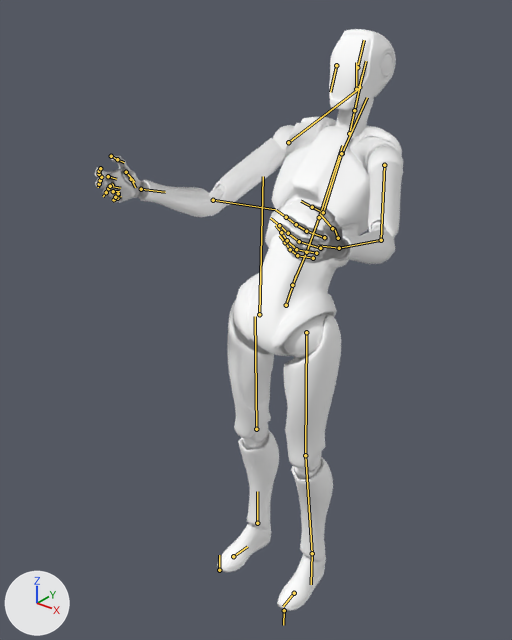
The FBX model Basic/ClientDriven/Assets/StarterAssets/ThirdPersonController/Character/Animations/Carry.fbx as it was, and as the next commit left it.
The view is the same before and after, from a camera (50 mm lens) standing at (1.082, -1.448, 1.823) and looking at (-0.116, 0.05, 0.895). Arrows for +X, +Y and +Z are at lower left; the lights stay in place. Both versions are drawn at frame 23 of the action 'Carry'; the numbers are the values there. The bones that bend it are drawn over the model as lines.

The first picture shows 'Armature_Mesh'.
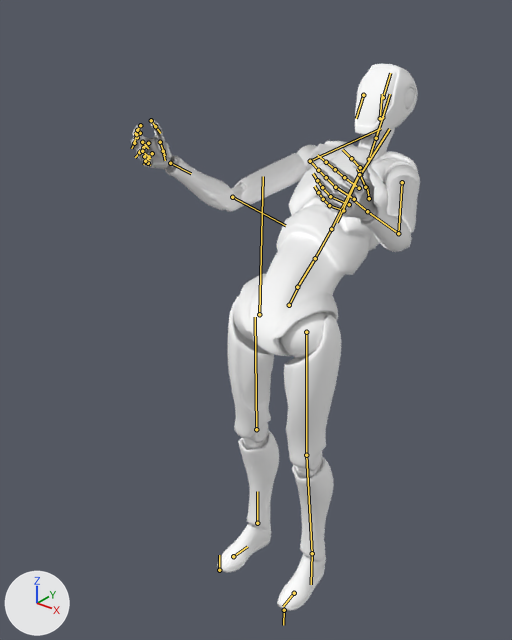
Boxes [x1, y1, x2, y2] around the edits, measured in the pictures (512 x 640 px):
'Armature_Mesh', posed (6% narrower): before [95, 29, 403, 611]; after [131, 63, 420, 611]
bone 'Hips', root to tip: before (286, 305) to (296, 275); after (289, 305) to (302, 278)
bone 'Neck', root to tip: before (349, 133) to (357, 99); after (369, 159) to (379, 128)
bone 'Head', root to tip: before (359, 87) to (366, 61); after (382, 117) to (390, 94)
bone 'Left_UpperLeg', root to tip: before (306, 332) to (305, 455); after (306, 332) to (306, 455)

The change in detail:
Bone 'Hips' (bone_hips) moves from (0.1, -0.1, -2.6) to (0.1, -0.7, -4.0).
Bone 'Hips' (bone_hips) turns from (-28, -2, -1) to (-43, -2, 0) degrees about its own x, y and z.
Bone 'Neck' (bone_neck) turns from (4, 0, 0) to (8, 0, 0) degrees about its own x, y and z.
Bone 'Head' (bone_head) turns from (4, 0, 0) to (8, 0, 0) degrees about its own x, y and z.
Bone 'Left_UpperLeg' (bone_left_upperleg) turns from (27, 0, -1) to (43, 0, -1) degrees about its own x, y and z.
Bone 'Right_UpperLeg' (bone_right_upperleg) turns from (28, 0, 1) to (43, 0, 0) degrees about its own x, y and z.
